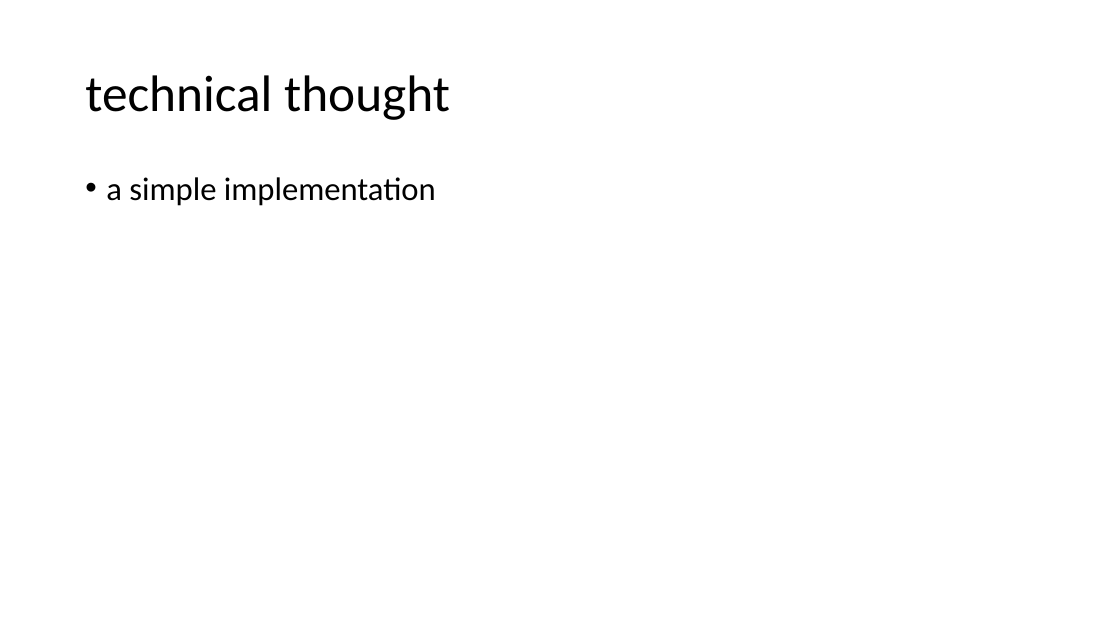
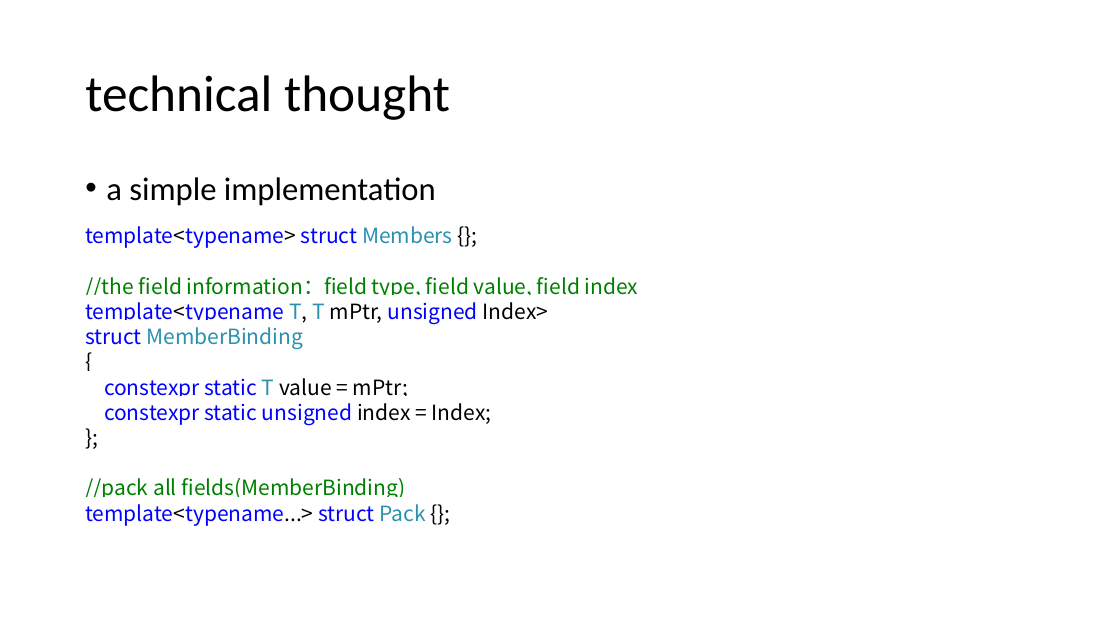
Before and after one commit to qicosmos/cppcon2017, a slide deck: slide 28 of cppcon2017.pptx. Drawn at 1120x630 pixels with LibreOffice and Linux fonts; fonts in the diff are those of the drawing. Boxes give left, top, right and bottom in pixels: in the first picture for what was removed or moved away, otherwise in the second. Text is boxed around its words. In the diff, an @@ line names an element or a change of style, - is before the commit and + after.

```diff
--- a/cppcon2017.pptx
+++ b/cppcon2017.pptx
@@ text added at box(85, 226, 638, 526), 18 pt, text #0000FF @@
+template<typename> struct Members {};
+//the field information：field type, field value, field index
+template<typename T, T mPtr, unsigned Index>
+struct MemberBinding
+{
+constexpr static T value = mPtr;
+constexpr static unsigned index = Index;
+};
+//pack all fields(MemberBinding)
+template<typename...> struct Pack {};
```
Also in this commit, not shown: 1 slide added.
